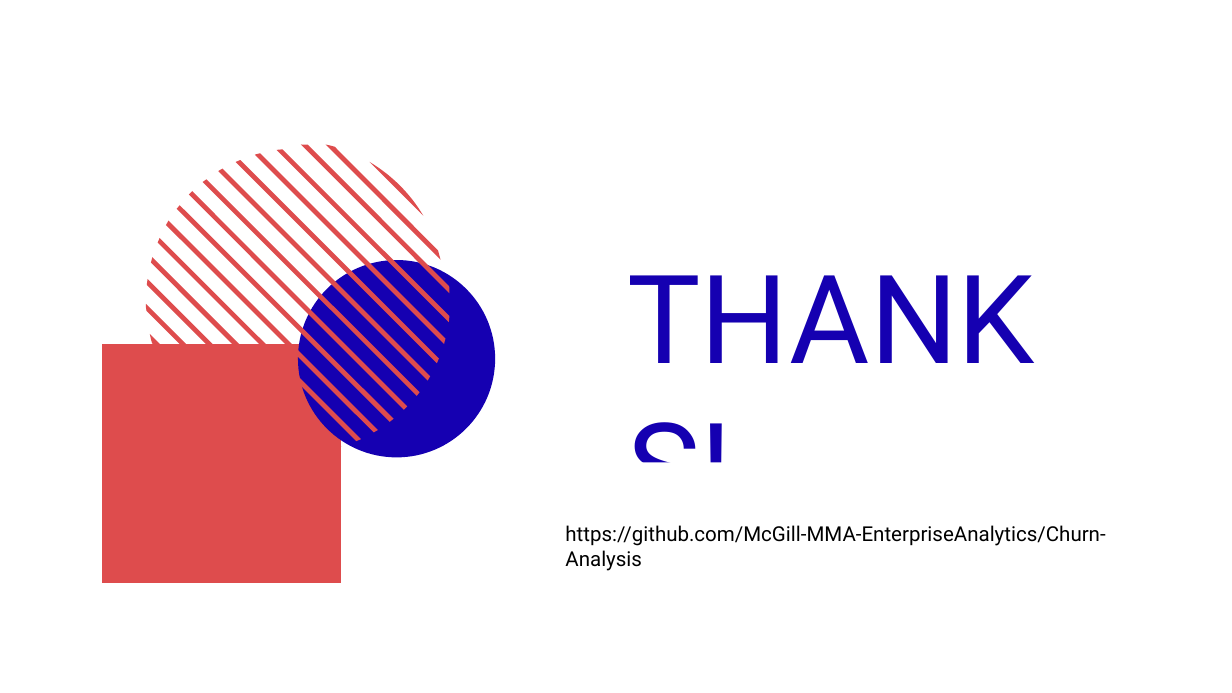
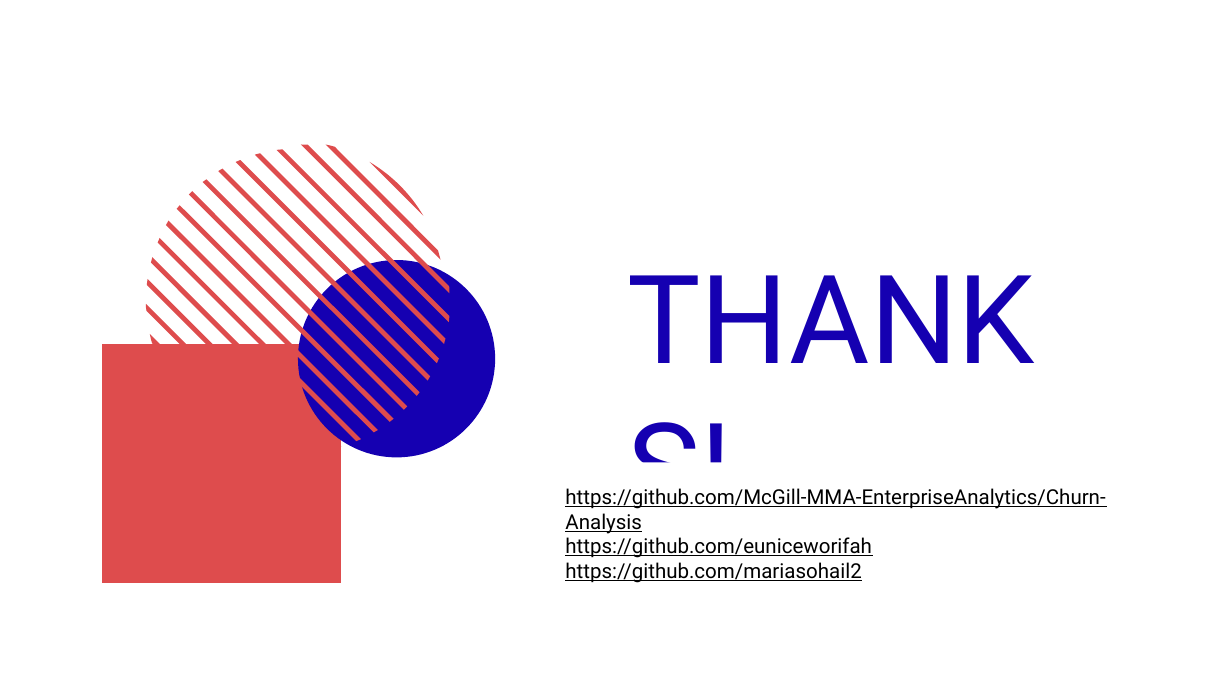
Before and after one commit to McGill-MMA-EnterpriseAnalytics/Churn-Analysis, a slide deck: slide 23 of presentation/FINAL - Churn Analysis.pptx. Drawn at 1232x693 pixels with LibreOffice and Linux fonts; fonts in the diff are those of the drawing. Boxes give left, top, right and bottom in pixels: in the first picture for what was removed or moved away, otherwise in the second. Text is boxed around its words. In the diff, an @@ line names an element or a change of style, - is before the commit and + after.

```diff
--- a/presentation/FINAL - Churn Analysis.pptx
+++ b/presentation/FINAL - Churn Analysis.pptx
@@ text at box(565, 488, 1105, 534): underline on in "https://github.com/McGill-MMA-EnterpriseAnalytics/Churn-Anal ..." @@
@@ text at box(565, 537, 872, 583): paragraphs added @@
+https://github.com/euniceworifah
+https://github.com/mariasohail2
```
Also in this commit, not shown: 2 other files.
